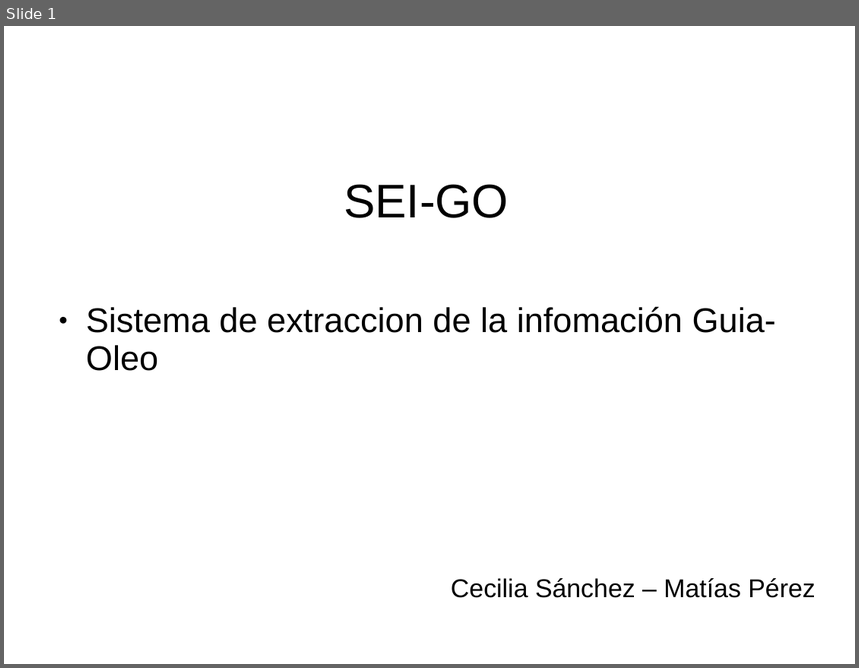
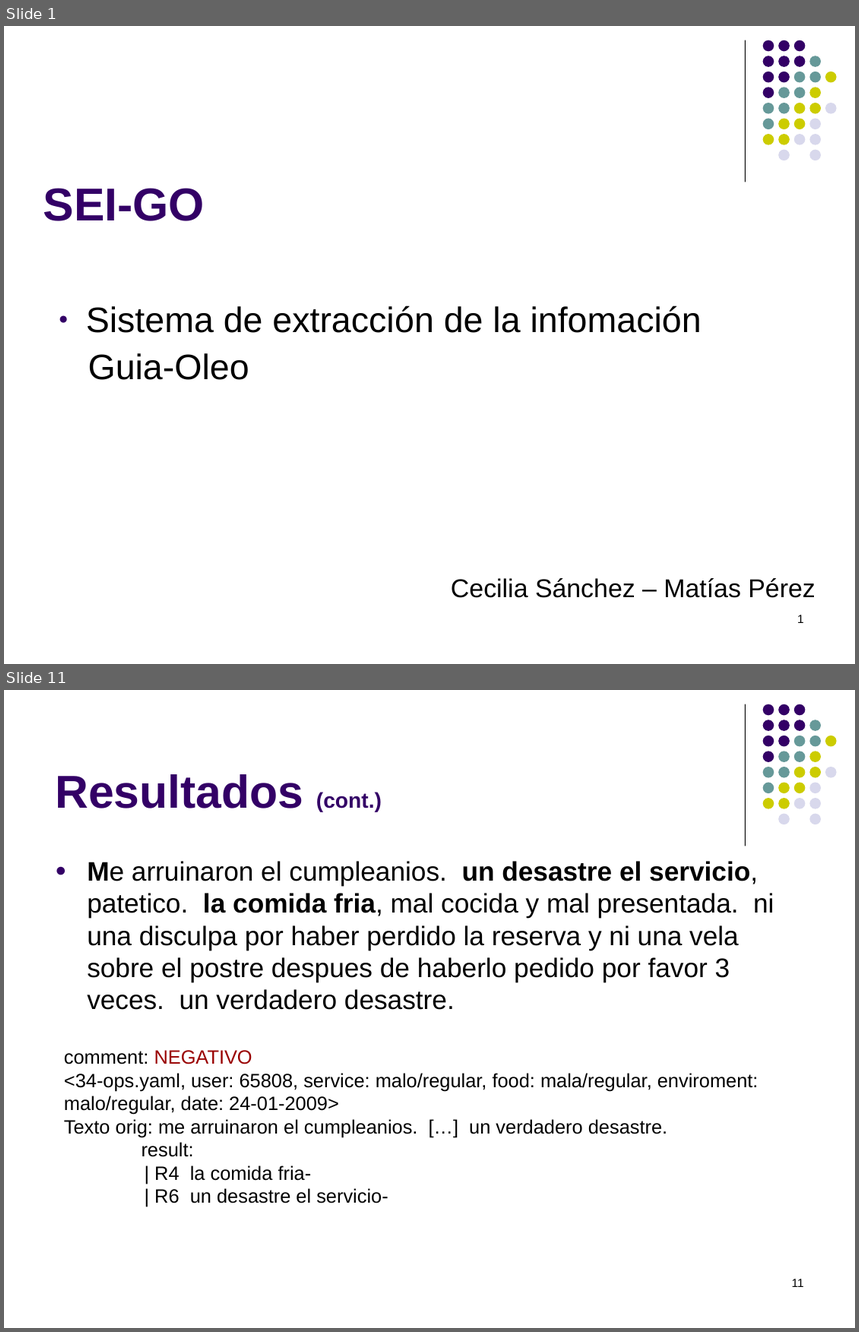
Before and after one commit to Maturuleco/ia2010primercuat, a slide deck: Presentacion/presentacion_final.ppt. Shown one above the other, each under a label of ours: slide 1 before the commit, slides 1 and 11 after it; the slides between them are not shown. The pictures are 859x668 and 859x1332 pixels, drawn with LibreOffice and Linux fonts; fonts in the diff are those of the drawing. Boxes give left, top, right and bottom in pixels: in the first picture for what was removed or moved away, otherwise in the second. Text is boxed around its words. In the diff, an @@ line names an element or a change of style, - is before the commit and + after.

```diff
--- a/Presentacion/presentacion_final.ppt
+++ b/Presentacion/presentacion_final.ppt
@@ slide 11 added at [4, 690, 855, 1328], background #FFFFFF; not listed: 32 template elements that a slide beside it also shows @@
@@ title added at [55, 774, 382, 812], 43 pt, text #330066, bold @@
+Resultados (cont.)
@@ text added at [87, 861, 774, 1010], 25 pt, text #000000 @@
+● Me arruinaron el cumpleanios. un desastre el servicio, patetico. la comida fria, mal cocida y mal presentada. ni una disculpa por haber perdido la reserva y ni una vela sobre el postre despues de haberlo pedido por favor 3 veces. un verdadero desastre.
@@ text added at [64, 1050, 759, 1204], 18 pt, text #000000 @@
+comment: NEGATIVO
+<34-ops.yaml, user: 65808, service: malo/regular, food: mala/regular, enviroment: malo/regular, date: 24-01-2009>
+Texto orig: me arruinaron el cumpleanios. […] un verdadero desastre.
+result:
+| R4 la comida fria-
+| R6 un desastre el servicio-
@@ page number added at [792, 1279, 804, 1287], 11 pt, text #000000 @@
+11
@@ slide 1 changed as well @@
@@ line added from (746, 40) to (746, 182), #000000 0.74 pt @@
@@ title "SEI-GO" at [44, 188, 205, 221]: size 44 to 43 pt, text colour #000000 to #330066, bold on; alignment centre to left; line spacing 0.93 to 1 @@
@@ group added at [763, 40, 837, 161]: 31 ellipses @@
@@ text at [86, 306, 702, 380]: text changed; size 32 to 33 pt @@
-● Sistema de extraccion de la infomación Guia-Oleo
+● Sistema de extracción de la infomación
+Guia-Oleo
@@ page number added at [797, 615, 804, 623], 11 pt, text #000000 @@
+1
```
Also in this commit, not shown: 1 other slide changed, 11 other slides added, 3 slides removed.
